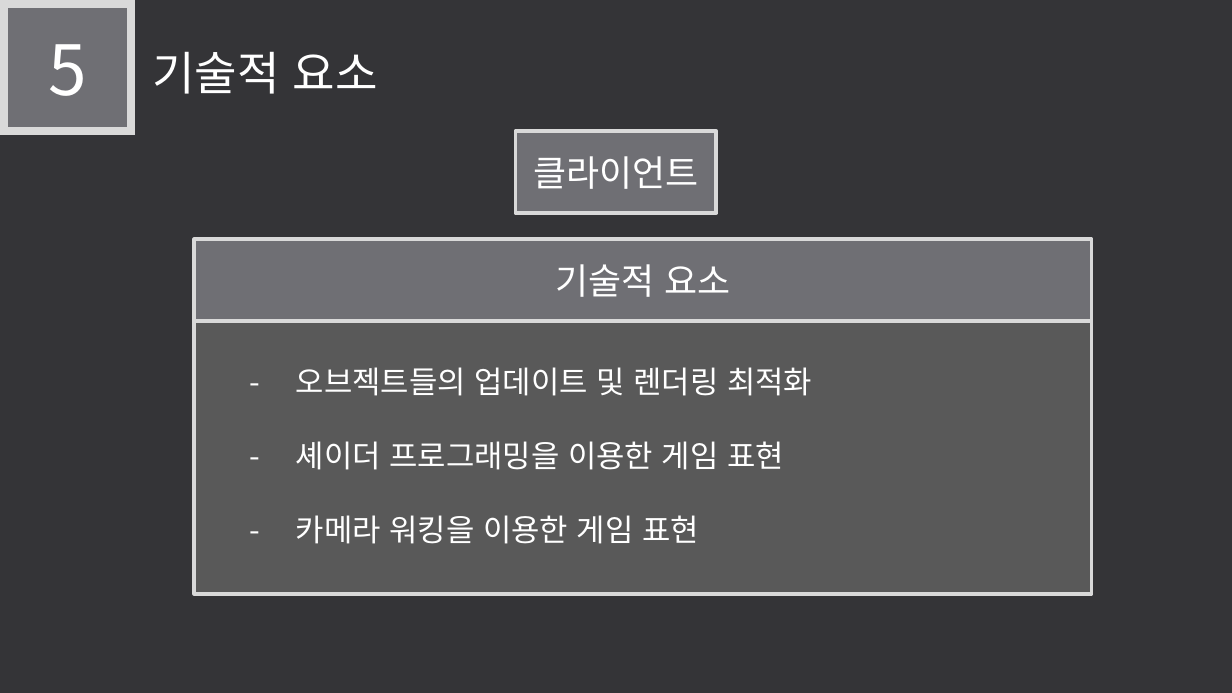
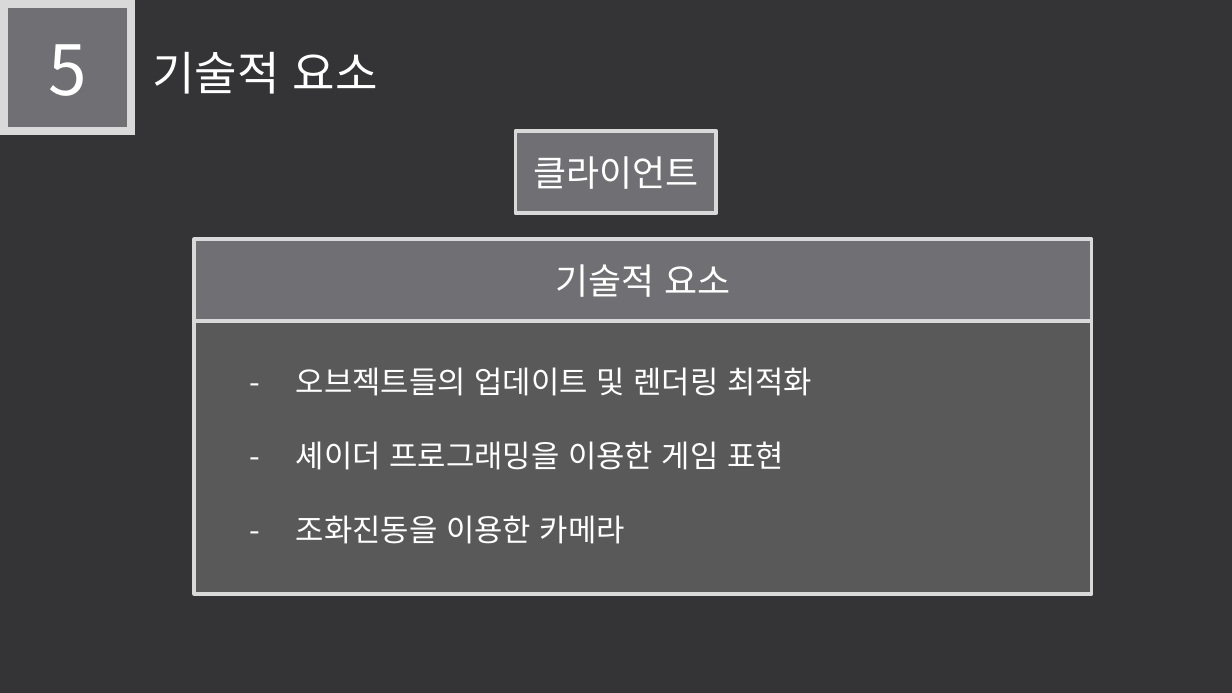
Before and after one commit to LEGO0937/Our_Project, a slide deck: slide 10 of 기획단계/졸작 제안서_α.pptx. Drawn at 1232x693 pixels with LibreOffice and Linux fonts; fonts in the diff are those of the drawing. Boxes give left, top, right and bottom in pixels: in the first picture for what was removed or moved away, otherwise in the second. Text is boxed around its words. In the diff, an @@ line names an element or a change of style, - is before the commit and + after.

```diff
--- a/기획단계/졸작 제안서_α.pptx
+++ b/기획단계/졸작 제안서_α.pptx
@@ text in rectangle at [296, 515, 625, 544]: text changed @@
-- 카메라 워킹을 이용한 게임 표현
+- 조화진동을 이용한 카메라
```
Also in this commit, not shown: 3 other slides changed.
